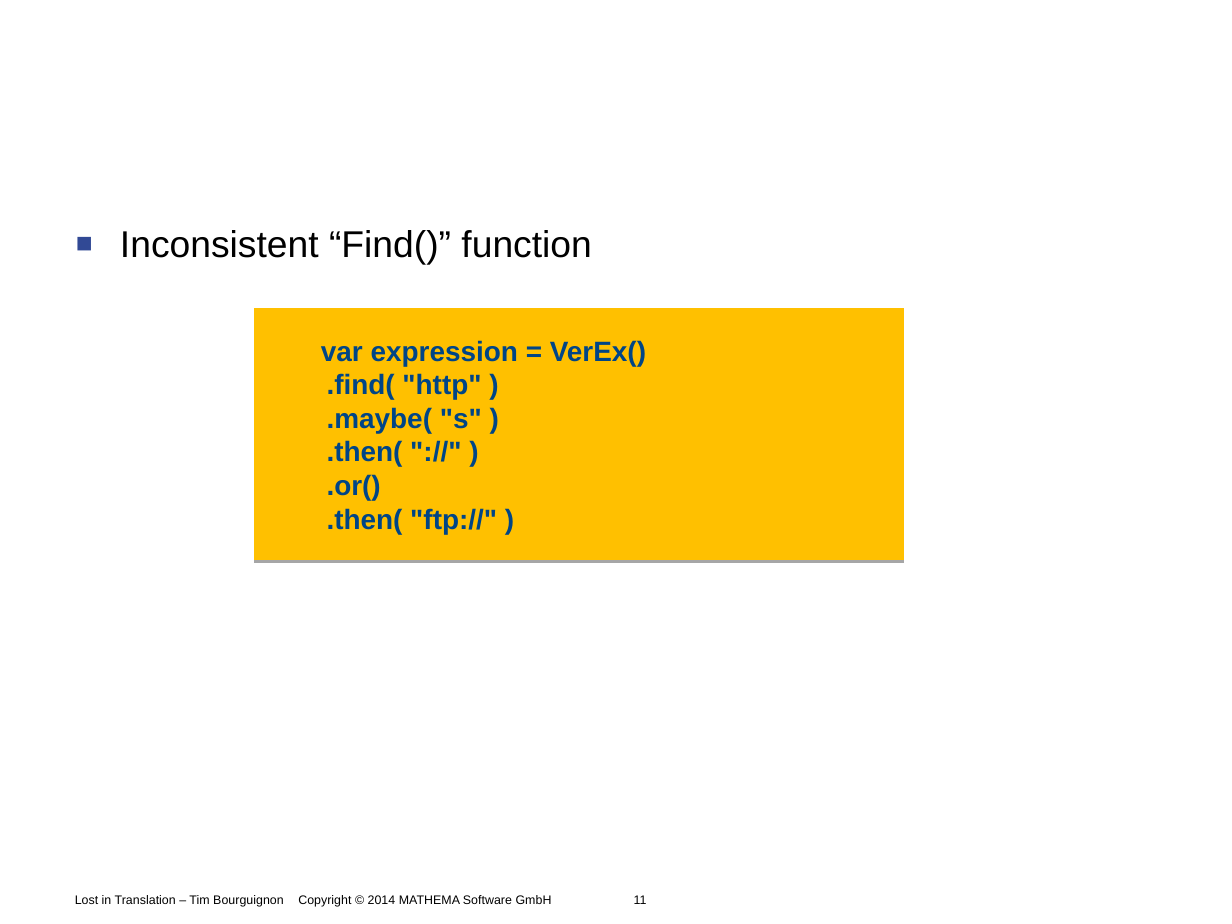
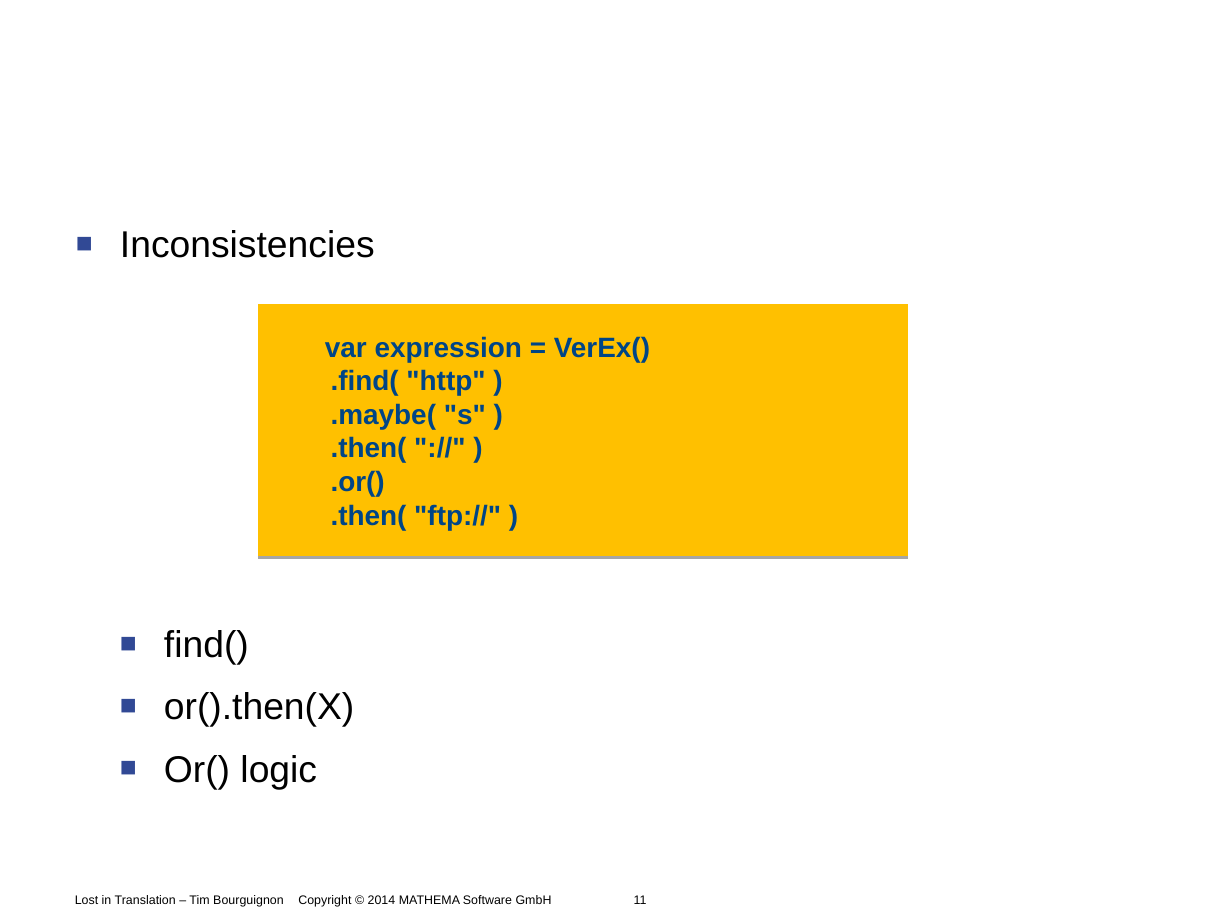
Before and after one commit to Timothep/Talk.LostInTranslation, a slide deck: slide 11 of LostInTranslation.odp. Drawn at 1232x924 pixels with LibreOffice and Linux fonts; fonts in the diff are those of the drawing; background and template pictures are left out. Boxes give left, top, right and bottom in pixels: in the first picture for what was removed or moved away, otherwise in the second. Text is boxed around its words. In the diff, an @@ line names an element or a change of style, - is before the commit and + after.

```diff
--- a/LostInTranslation.odp
+++ b/LostInTranslation.odp
@@ text at (120,230,375,789): text changed @@
-■ Inconsistent “Find()” function
+■ Inconsistencies
+  ■ find()
+  ■ or().then(X)
+  ■ Or() logic
@@ freeform shape "var expression = VerEx()": place and size @@
-freeform shape "var expression = VerEx()" at (254,309,904,560)
+freeform shape "var expression = VerEx()" at (258,304,909,556)
```
Also in this commit, not shown: 15 other slides changed, 6 slides removed.
